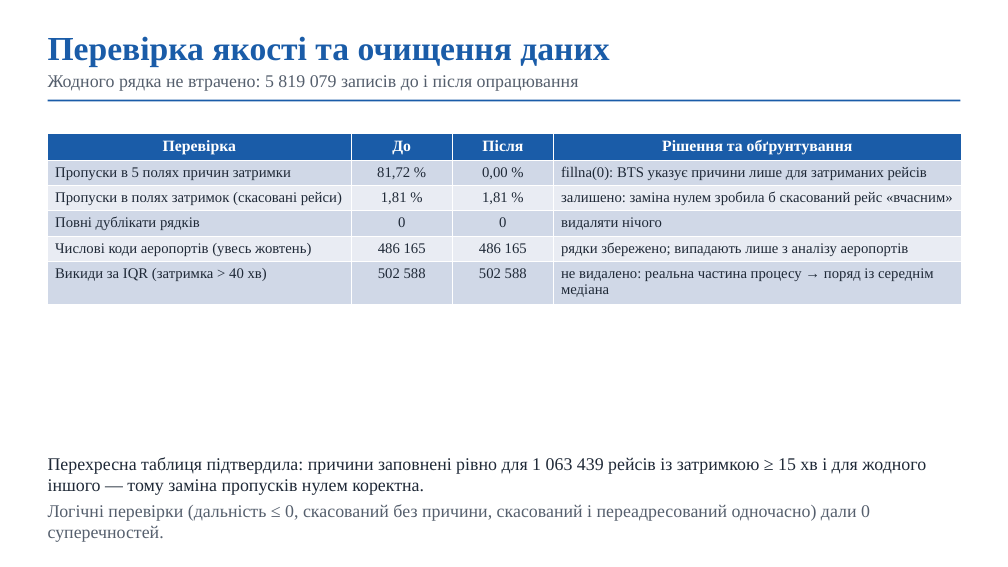
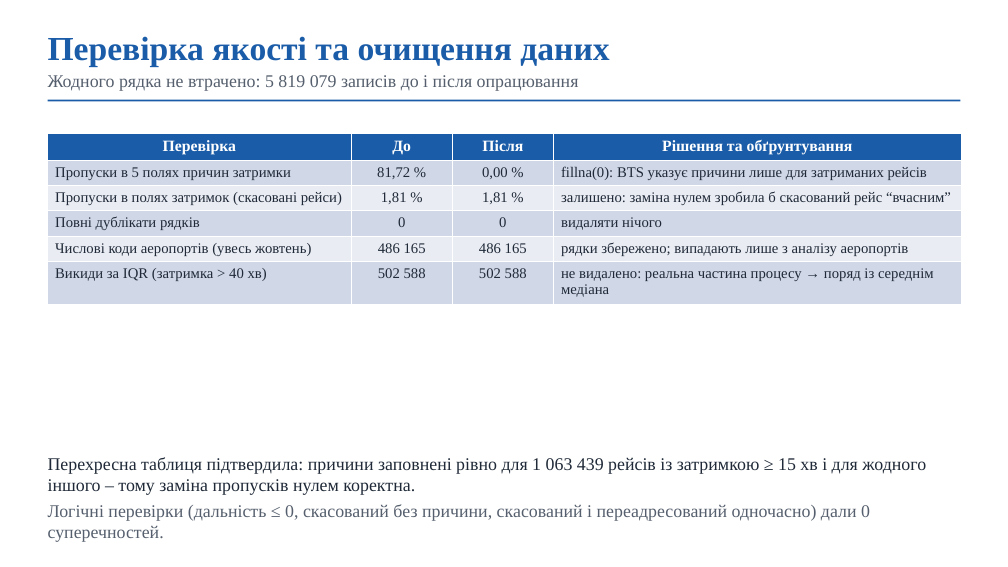
Before and after one commit to Peter-nik-bar/flight-delays-2015-analysis, a slide deck: slide 4 of docs/Презентація.pptx. Drawn at 1008x567 pixels with LibreOffice and Linux fonts; fonts in the diff are those of the drawing. Boxes give left, top, right and bottom in pixels: in the first picture for what was removed or moved away, otherwise in the second. Text is boxed around its words. In the diff, an @@ line names an element or a change of style, - is before the commit and + after.

```diff
--- a/docs/Презентація.pptx
+++ b/docs/Презентація.pptx
@@ table at (48,134,962,301) @@
-row 3, column 4: залишено: заміна нулем зробила б скасований рейс «вчасним»
+row 3, column 4: залишено: заміна нулем зробила б скасований рейс “вчасним”
@@ text at (48,457,926,495): text changed @@
-Перехресна таблиця підтвердила: причини заповнені рівно для 1 063 439 рейсів із затримкою ≥ 15 хв і для жодного іншого — тому заміна пропусків нулем коректна.
+Перехресна таблиця підтвердила: причини заповнені рівно для 1 063 439 рейсів із затримкою ≥ 15 хв і для жодного іншого – тому заміна пропусків нулем коректна.
```
Also in this commit, not shown: 6 other slides changed, 6 other files.
